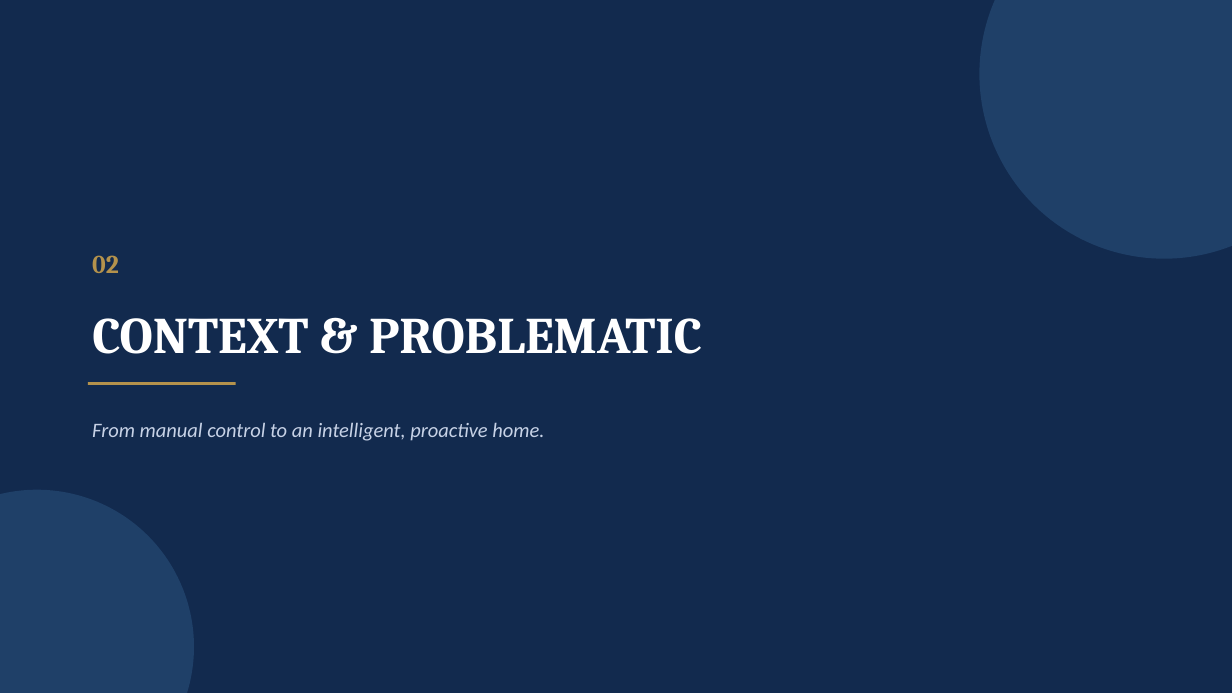
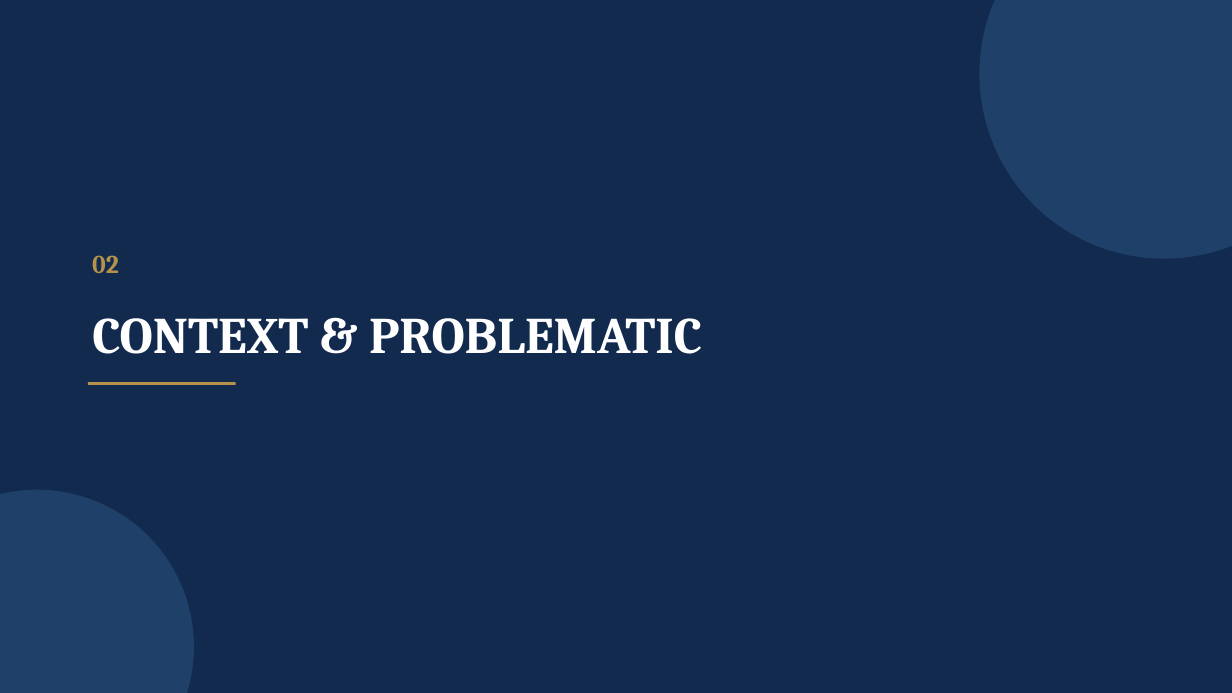
Before and after one commit to yogoariel24-cpu/defense-project, a slide deck: slide 7 of Vigilis powerpoint.pptx (slide 5 before the commit). Drawn at 1232x693 pixels with LibreOffice and Linux fonts; fonts in the diff are those of the drawing. Boxes give left, top, right and bottom in pixels: in the first picture for what was removed or moved away, otherwise in the second. Text is boxed around its words. In the diff, an @@ line names an element or a change of style, - is before the commit and + after.

```diff
--- a/Vigilis powerpoint.pptx
+++ b/Vigilis powerpoint.pptx
@@ text removed at box(92, 422, 544, 441) @@
-From manual control to an intelligent, proactive home.
```
Also in this commit, not shown: 16 other slides changed, 2 slides added, 13 other files.
